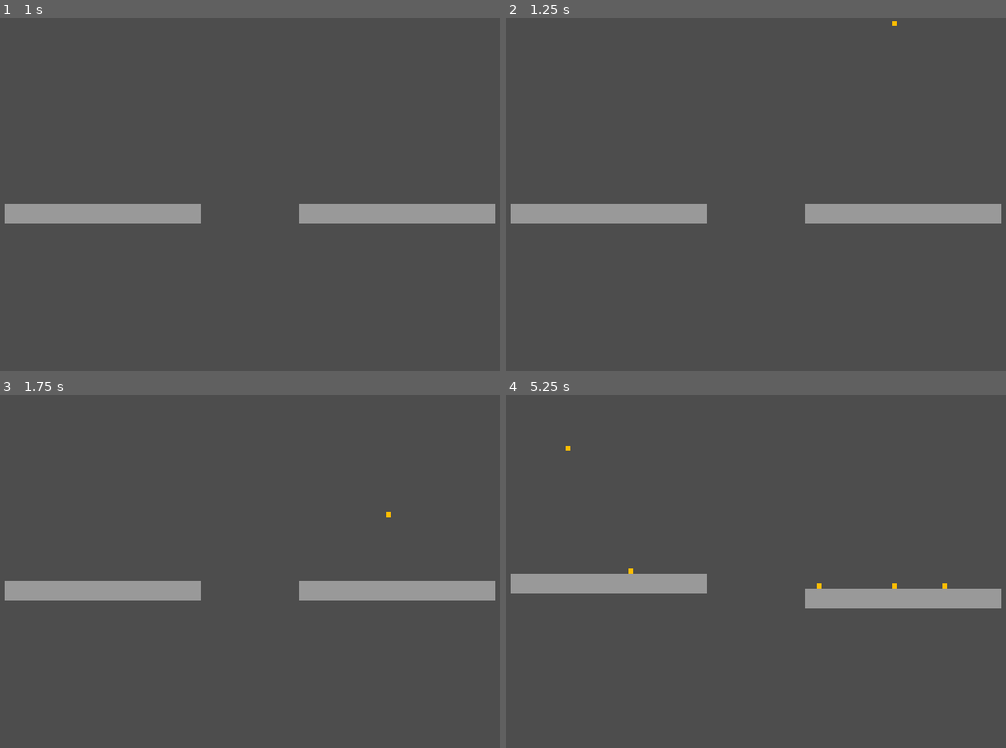
Above: before the commit, frames 1-4 (two rows, left to right).
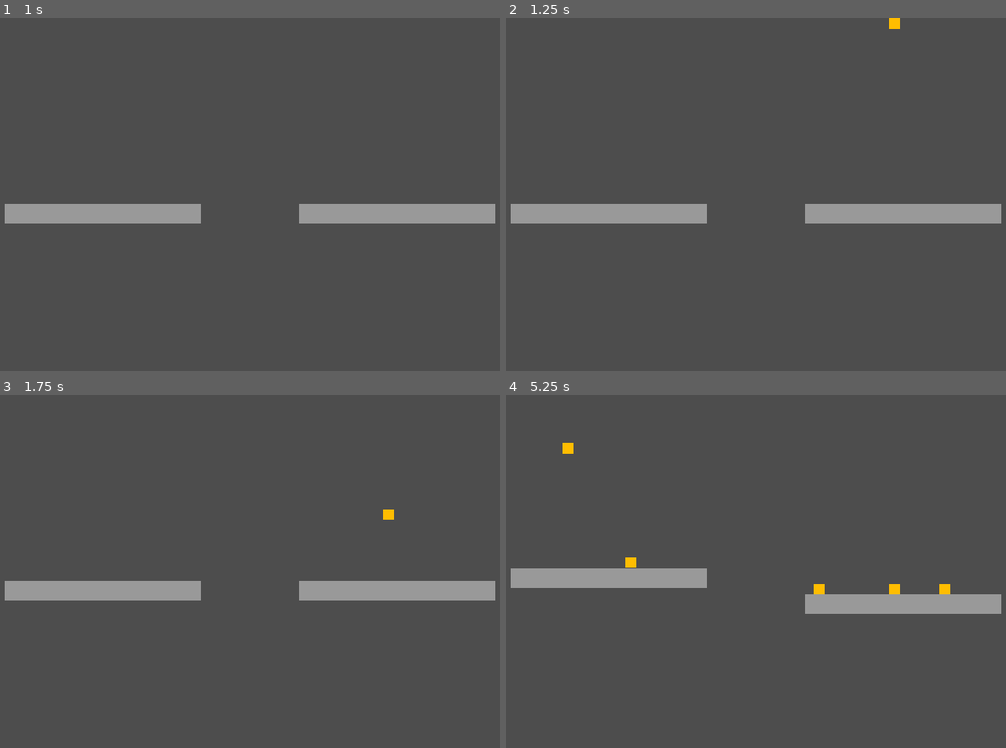
Above: after the commit, the same moments.

Repository: njamster/gmtk_jam_2024
Game: Godot game, scene res://screens/game.tscn
Same seed, same stepped clock (60 frames per second), same inputs: the game is played once before the commit and once after it.
Inputs (mouse positions are in pixels of both pictures, inside the frame that each line leads up to):
- Up to frame 1 (1 s): tap Enter at 0.5 s; move the mouse to (390, 176) at 0.52 s; click (390, 176) at 0.67 s
- Up to frame 2 (1.25 s): no input
- Up to frame 3 (1.75 s): move the mouse to (125, 589) at 1.27 s; click (125, 589) at 1.42 s
- Up to frame 4 (5.25 s): move the mouse to (821, 493) at 2.02 s; click (821, 493) at 2.17 s; move the mouse to (726, 642) at 2.77 s; click (726, 642) at 2.92 s; move the mouse to (946, 624) at 3.52 s; click (946, 624) at 3.67 s; move the mouse to (566, 518) at 4.27 s; click (566, 518) at 4.42 s; move the mouse to (786, 571) at 5.02 s; click (786, 571) at 5.17 s

Frame 1 is identical in both runs. In frame 2, less than 0.1% of the frame differs, in the area x 76-79%, y 0-4%; in frame 3, less than 0.1%; in frame 4, 2.6%, in the area x 0-100%, y 13-62%.

Commit message:
Allow destroying blocks via rightclicking them
- Only works for blocks for which `is_grounded` is `true`.
- This also introduces a `kill` function that should be preferred from
  now on over `queue_free` when deleting blocks since it also spawns a
  particle effect and immediately reset `is_grounded` to `false`.

Diff:
--- a/blocks/basic_block.gd
+++ b/blocks/basic_block.gd
@@ -1,7 +1,7 @@
 extends RigidBody2D
 
 
-const MIN_SCALE := 0.5
+const MIN_SCALE := 1.0
 const MAX_SCALE := 8.0
 
 var _is_grounded := false
@@ -10,9 +10,23 @@
 func rescale(factor : float) -> void:
 	factor = clamp(factor, MIN_SCALE, MAX_SCALE)
 
+	$ExplosionEffect.scale *= Vector2(factor, factor)
+	$ExplosionEffect.scale_amount_min = 1.0 + 0.125 * factor
+	$ExplosionEffect.scale_amount_max = 1.0 + 0.500 * factor
+	$ExplosionEffect.amount *= factor
+
 	$Appearance.scale *= Vector2(factor, factor)
 	$Hitbox.scale *= Vector2(factor, factor)
+
 	mass *= factor
+
+
+func kill() -> void:
+	$Appearance.hide()
+	_is_grounded = false
+	$ExplosionEffect.emitting = true
+	await $ExplosionEffect.finished
+	queue_free()
 
 
 func _on_body_entered(body: Node) -> void:
@@ -36,3 +50,10 @@
 
 func _on_air_timer_timeout() -> void:
 	_is_grounded = false
+
+
+func _on_input_event(_viewport: Node, event: InputEvent, _shape_idx: int) -> void:
+	if _is_grounded:
+		if event is InputEventMouseButton and event.button_index == MOUSE_BUTTON_RIGHT:
+			if event.is_released():
+				self.kill()
--- a/blocks/basic_block.tscn
+++ b/blocks/basic_block.tscn
@@ -6,11 +6,26 @@
 size = Vector2(32, 32)
 
 [node name="BasicBlock" type="RigidBody2D" groups=["Block"]]
+input_pickable = true
 mass = 5.0
 can_sleep = false
 contact_monitor = true
 max_contacts_reported = 1
 script = ExtResource("1_ebmj5")
+
+[node name="ExplosionEffect" type="CPUParticles2D" parent="."]
+emitting = false
+amount = 20
+lifetime = 0.4
+one_shot = true
+explosiveness = 1.0
+emission_shape = 3
+emission_rect_extents = Vector2(16, 16)
+spread = 180.0
+gravity = Vector2(0, 0)
+initial_velocity_max = 75.0
+scale_amount_max = 3.0
+color = Color(1, 0.741176, 0, 1)
 
 [node name="Appearance" type="ColorRect" parent="."]
 offset_left = -16.0
@@ -18,6 +33,7 @@
 offset_right = 16.0
 offset_bottom = 16.0
 pivot_offset = Vector2(16, 16)
+mouse_filter = 2
 color = Color(1, 0.741176, 0, 1)
 
 [node name="Hitbox" type="CollisionShape2D" parent="."]
@@ -29,4 +45,5 @@
 
 [connection signal="body_entered" from="." to="." method="_on_body_entered"]
 [connection signal="body_exited" from="." to="." method="_on_body_exited"]
+[connection signal="input_event" from="." to="." method="_on_input_event"]
 [connection signal="timeout" from="AirTimer" to="." method="_on_air_timer_timeout"]
--- a/screens/game.gd
+++ b/screens/game.gd
@@ -22,4 +22,4 @@
 
 func _on_level_border_body_entered(body: Node2D) -> void:
 	if body.is_in_group("Block"):
-		body.queue_free()
+		body.kill()
